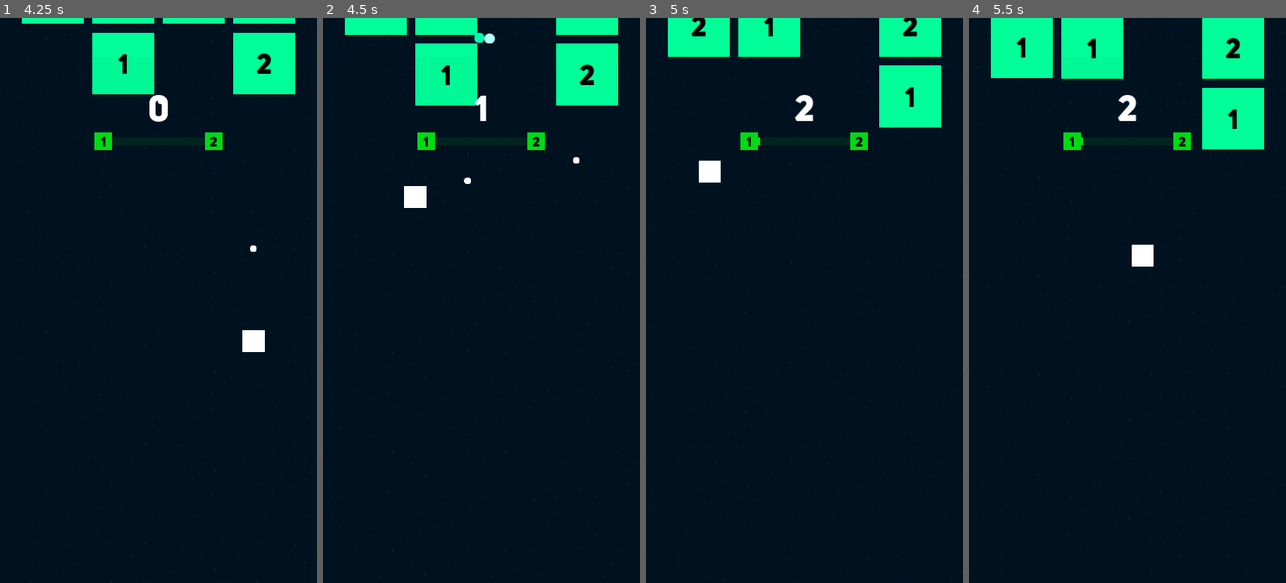
Above: before the commit, frames 1-4 (left to right).
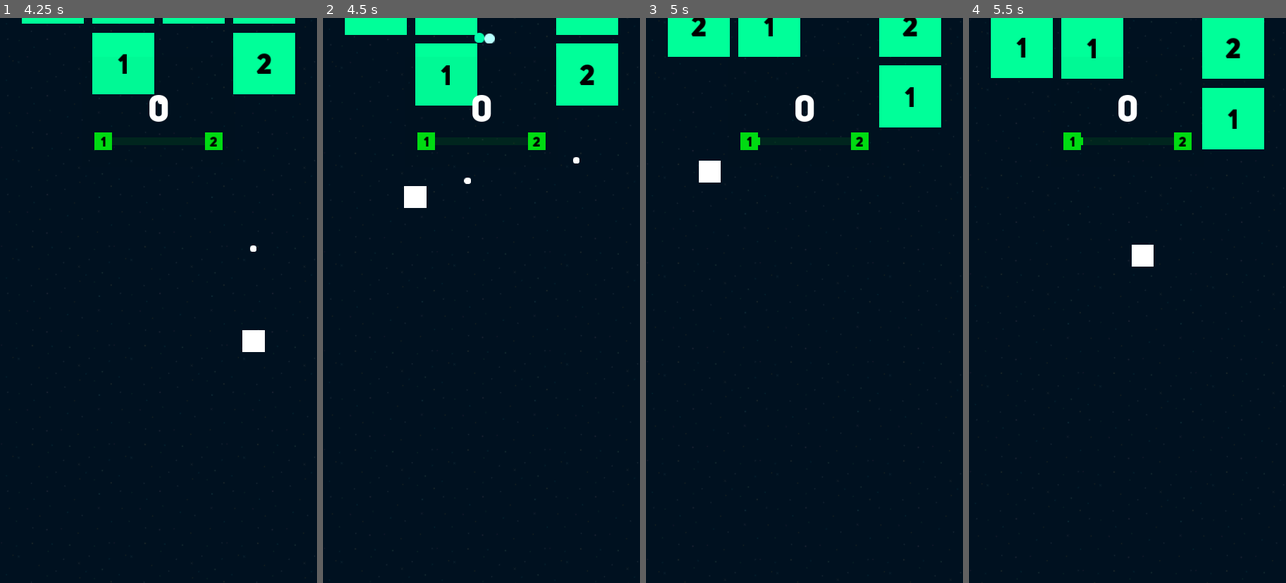
Above: after the commit, the same moments.

Repository: Ragehive/rogue-blocks
Game: Godot game, scene res://Scenes/splashscreen/SplashScreen.tscn
Two runs of this game, one before a commit and one after it. Both use one fixed random seed, a clock stepped at 60 frames per second and the inputs below.
Inputs (mouse positions are in pixels of both pictures, inside the frame that each line leads up to):
- Up to frame 1 (4.25 s): move the mouse to (228, 272) at 0.52 s; press the mouse at (228, 272) at 0.53 s; tap Enter at 1.25 s; move the mouse to (95, 328) at 1.27 s; release the mouse at (95, 328) at 1.28 s; click (95, 328) at 1.35 s; tap Space at 2 s; move the mouse to (190, 176) at 2.02 s; press the mouse at (190, 176) at 2.03 s; move the mouse to (142, 413) at 2.77 s; release the mouse at (142, 413) at 2.78 s; click (142, 413) at 2.85 s; move the mouse to (253, 385) at 3.52 s; press the mouse at (253, 385) at 3.53 s
- Up to frame 2 (4.5 s): move the mouse to (386, 215) at 4.27 s; release the mouse at (386, 215) at 4.28 s; click (386, 215) at 4.35 s
- Up to frame 3 (5 s): no input
- Up to frame 4 (5.5 s): move the mouse to (1143, 300) at 5.02 s; press the mouse at (1143, 300) at 5.03 s

Frame 1 is identical in both runs. In frame 2, 0.3% of the frame differs, in the area x 31-71%, y 13-24%; in frame 3, 0.2%; in frame 4, 0.2%.

Commit message:
save data

Diff:
--- a/Scenes/Game.gd
+++ b/Scenes/Game.gd
@@ -12,8 +12,6 @@
 	var player = player_scene.instance()
 	player.position = Vector2(pos.x/2, pos.y - (pos.y/4))
 	add_child(player)
-
-
 	pass
 
 
--- a/Scripts/Global.gd
+++ b/Scripts/Global.gd
@@ -1,5 +1,47 @@
 extends Node
 
+
+const FILEPATH = "user://GAMEDATA.save"
 var score = 0
+var highscore = 0
+var coin = 0
+var level = 1
+var sound_turned_off = false
+var music_turned_off = false
+
 func _ready():
+	load_data()
 	pass
+
+func save():
+	var data = {
+		"Highscore": highscore,
+		"Score": score,
+		"Coin": coin,
+		"Level": level,
+		"Sound": sound_turned_off,
+		"music": music_turned_off
+	}
+	return data
+
+
+func save_data():
+
+	var file = File.new()
+	file.open_encrypted_with_pass(FILEPATH, File.WRITE, "RageHive")
+	file.store_var(save())
+	file.close()
+
+func load_data():
+	var save_data = File.new()
+	if save_data.file_exists(FILEPATH):
+		save_data.open_encrypted_with_pass(FILEPATH, File.READ, "RageHive")
+		var data = save_data.get_var()
+		coin = data["Coin"]
+		highscore = data["Highscore"]
+		score = data["Score"]
+		level = data["Level"]
+		sound_turned_off = data["Sound"]
+		music_turned_off = data["Music"]
+		save_data.close()
+	pass
--- a/Scripts/Highscore.gd
+++ b/Scripts/Highscore.gd
@@ -6,5 +6,5 @@
 
 
 func _process(delta):
-	text = str(Global.score)
+	text = str(Global.highscore)
 	pass
